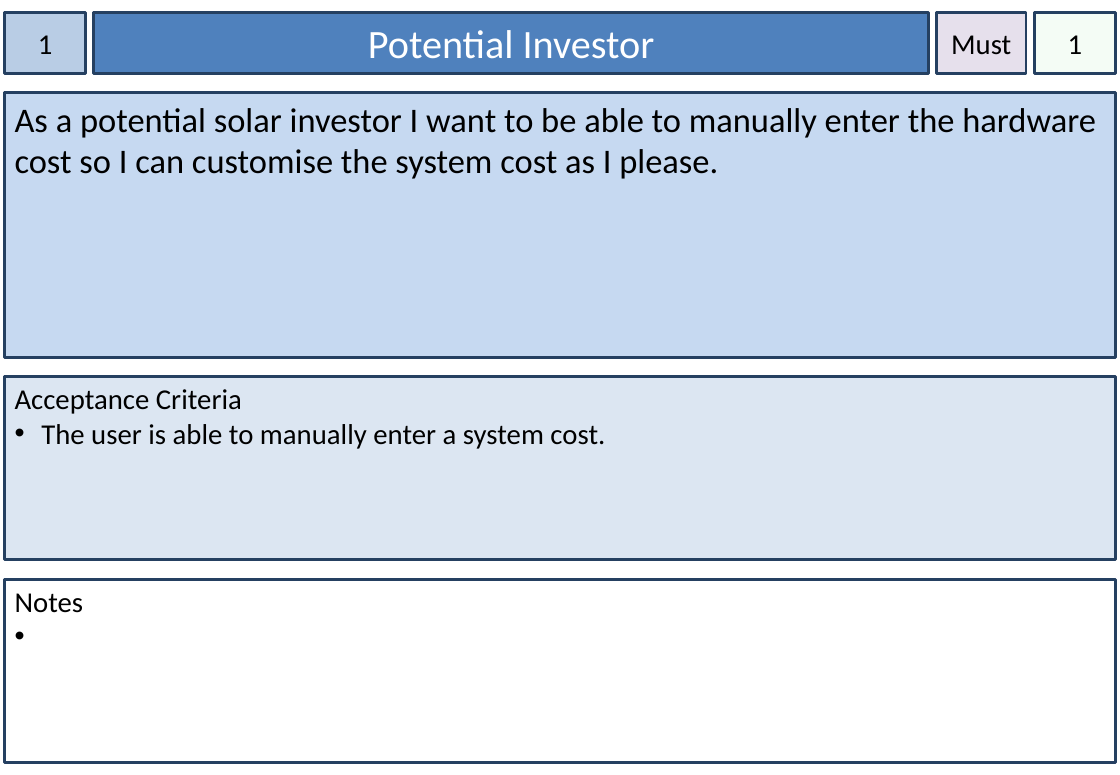
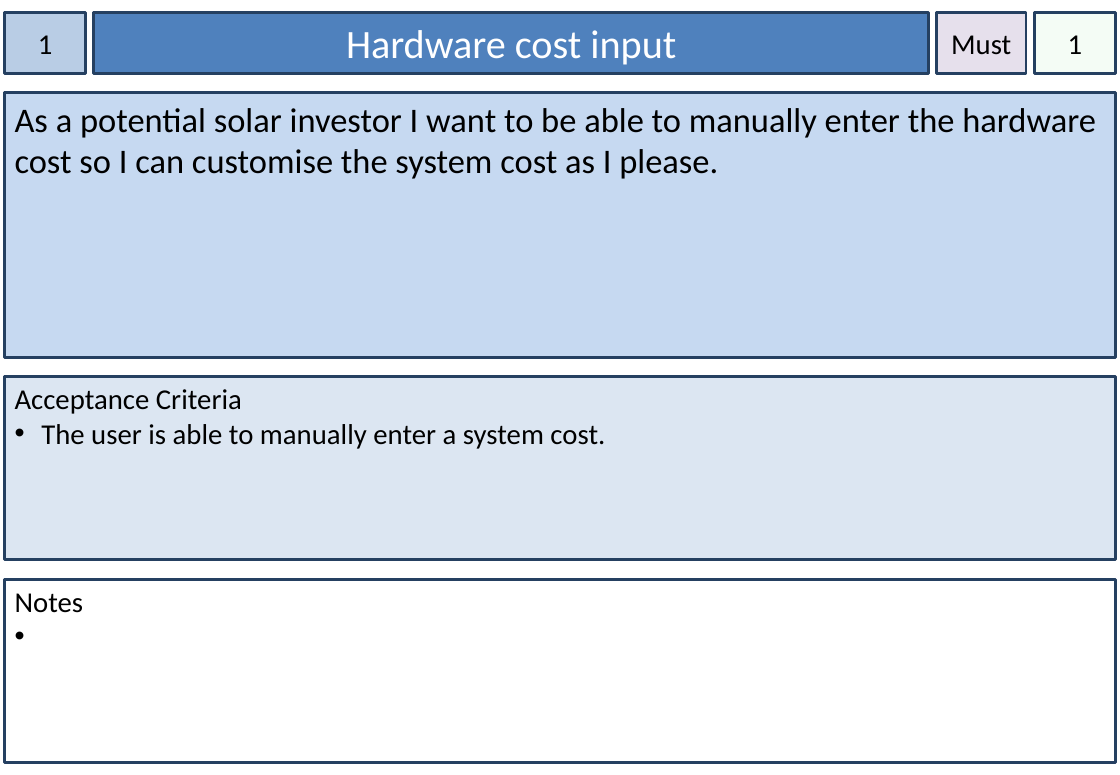
Before and after one commit to dkartaschew/anonymous-solarenergy, a slide deck: slide 1 of Documentation/User Stories.pptx. Drawn at 1120x775 pixels with LibreOffice and Linux fonts; fonts in the diff are those of the drawing. Boxes give left, top, right and bottom in pixels: in the first picture for what was removed or moved away, otherwise in the second. Text is boxed around its words. In the diff, an @@ line names an element or a change of style, - is before the commit and + after.

```diff
--- a/Documentation/User Stories.pptx
+++ b/Documentation/User Stories.pptx
@@ text in rectangle at (346, 30, 676, 65): text changed @@
-Potential Investor
+Hardware cost input
```
Also in this commit, not shown: 3 other slides changed, 1 other file.
